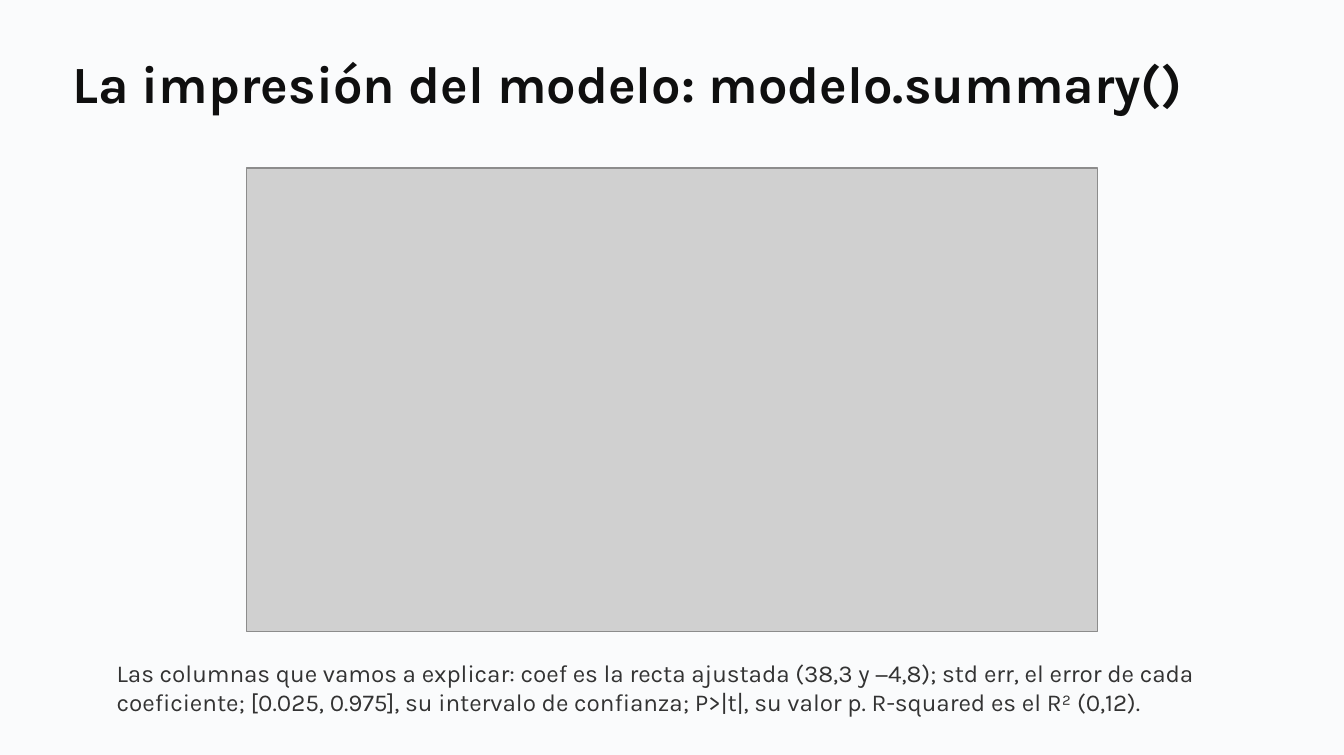
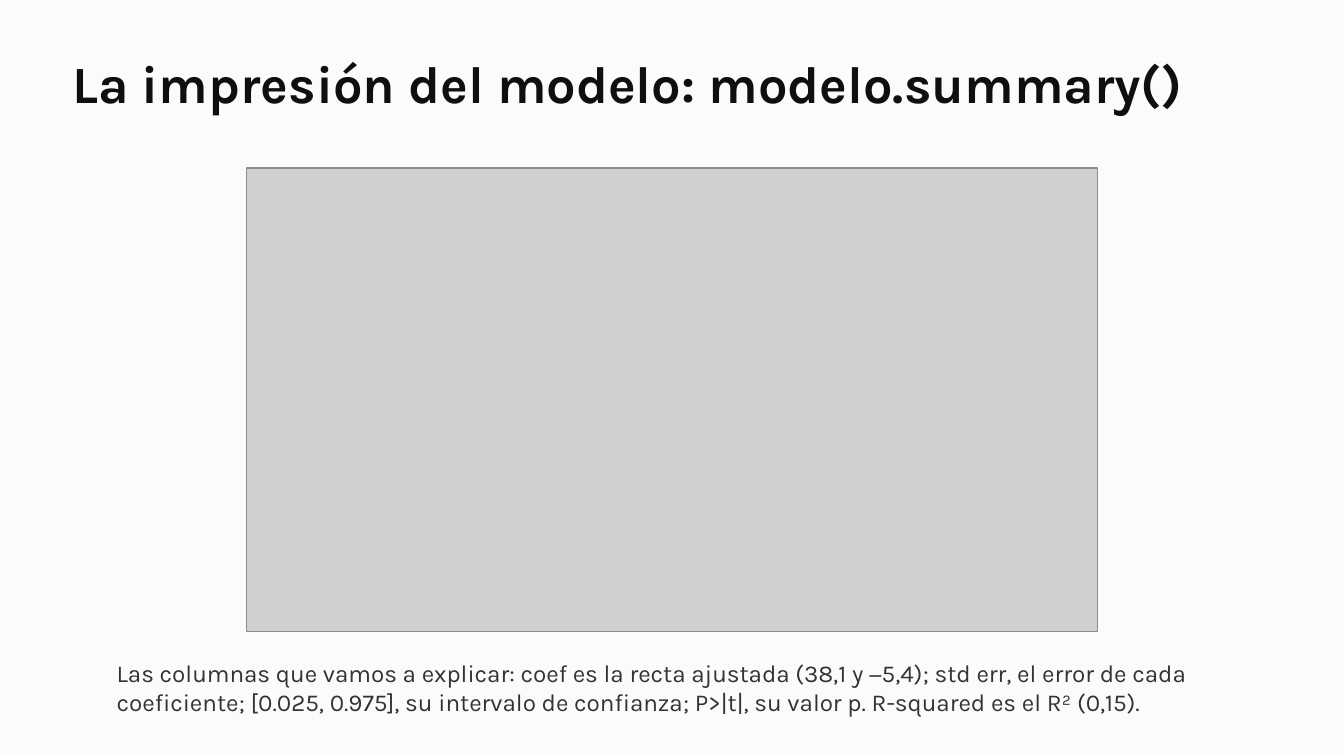
Before and after one commit to daniopitz/cienciadatos, a slide deck: slide 23 of presentaciones/clase04_regresion.pptx. Drawn at 1344x755 pixels with LibreOffice and Linux fonts; fonts in the diff are those of the drawing; grey boxes stand for pictures. Boxes give left, top, right and bottom in pixels: in the first picture for what was removed or moved away, otherwise in the second. Text is boxed around its words. In the diff, an @@ line names an element or a change of style, - is before the commit and + after.

```diff
--- a/presentaciones/clase04_regresion.pptx
+++ b/presentaciones/clase04_regresion.pptx
@@ text at box(117, 664, 1186, 717): text changed @@
-Las columnas que vamos a explicar: coef es la recta ajustada (38,3 y −4,8); std err, el error de cada coeficiente; [0.025, 0.975], su intervalo de confianza; P>|t|, su valor p. R-squared es el R² (0,12).
+Las columnas que vamos a explicar: coef es la recta ajustada (38,1 y −5,4); std err, el error de cada coeficiente; [0.025, 0.975], su intervalo de confianza; P>|t|, su valor p. R-squared es el R² (0,15).
```
Also in this commit, not shown: 11 other slides changed, 10 other files.
